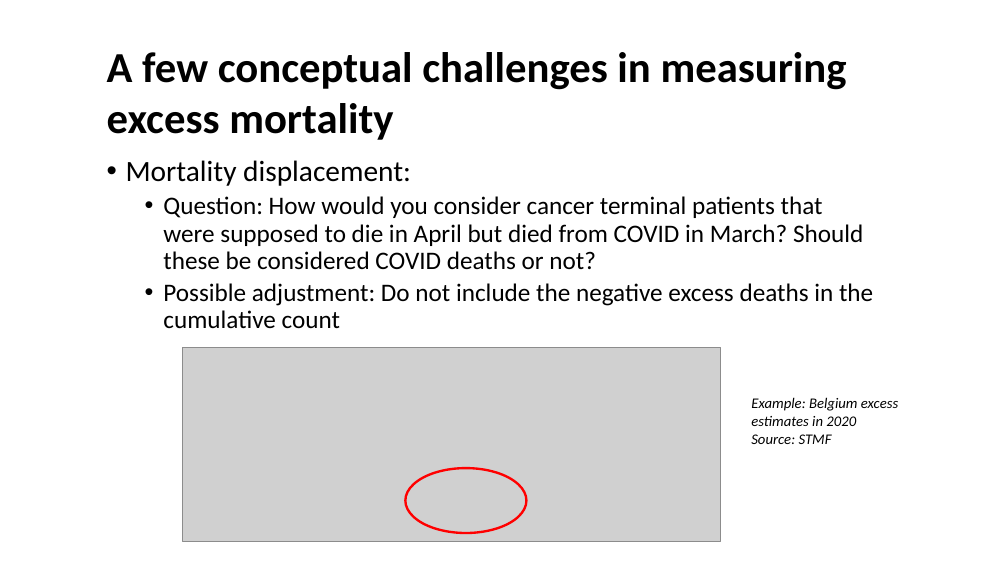
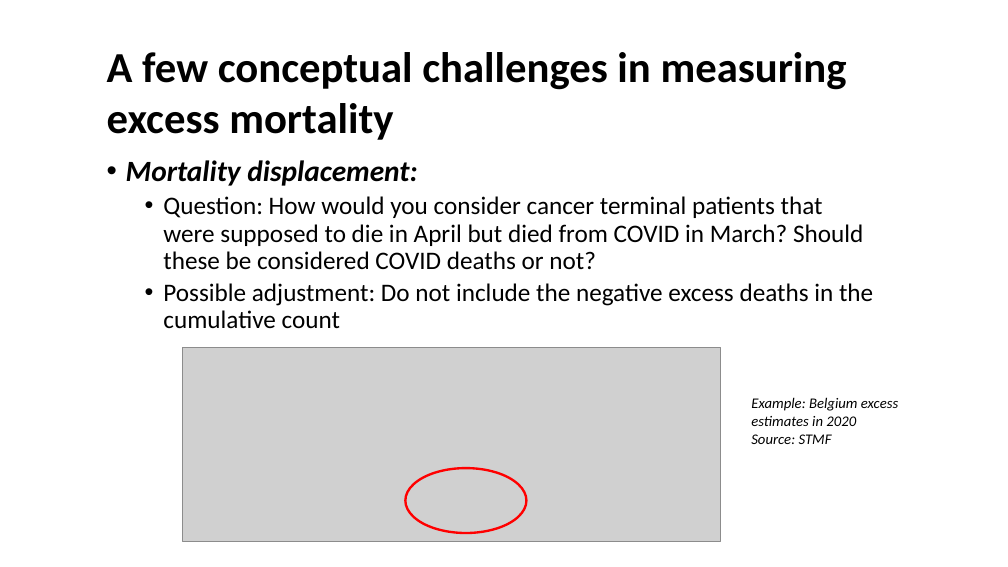
Before and after one commit to kikeacosta/edsd23_apc, a slide deck: slide 16 of slides/04_excess_mortality.pptx. Drawn at 1008x567 pixels with LibreOffice and Linux fonts; fonts in the diff are those of the drawing; grey boxes stand for pictures. Boxes give left, top, right and bottom in pixels: in the first picture for what was removed or moved away, otherwise in the second. Text is boxed around its words. In the diff, an @@ line names an element or a change of style, - is before the commit and + after.

```diff
--- a/slides/04_excess_mortality.pptx
+++ b/slides/04_excess_mortality.pptx
@@ text at box(126, 160, 417, 186): bold on, italic on in "Mortality displacement:" @@
```
Also in this commit, not shown: 5 other slides changed, 8 other files.
